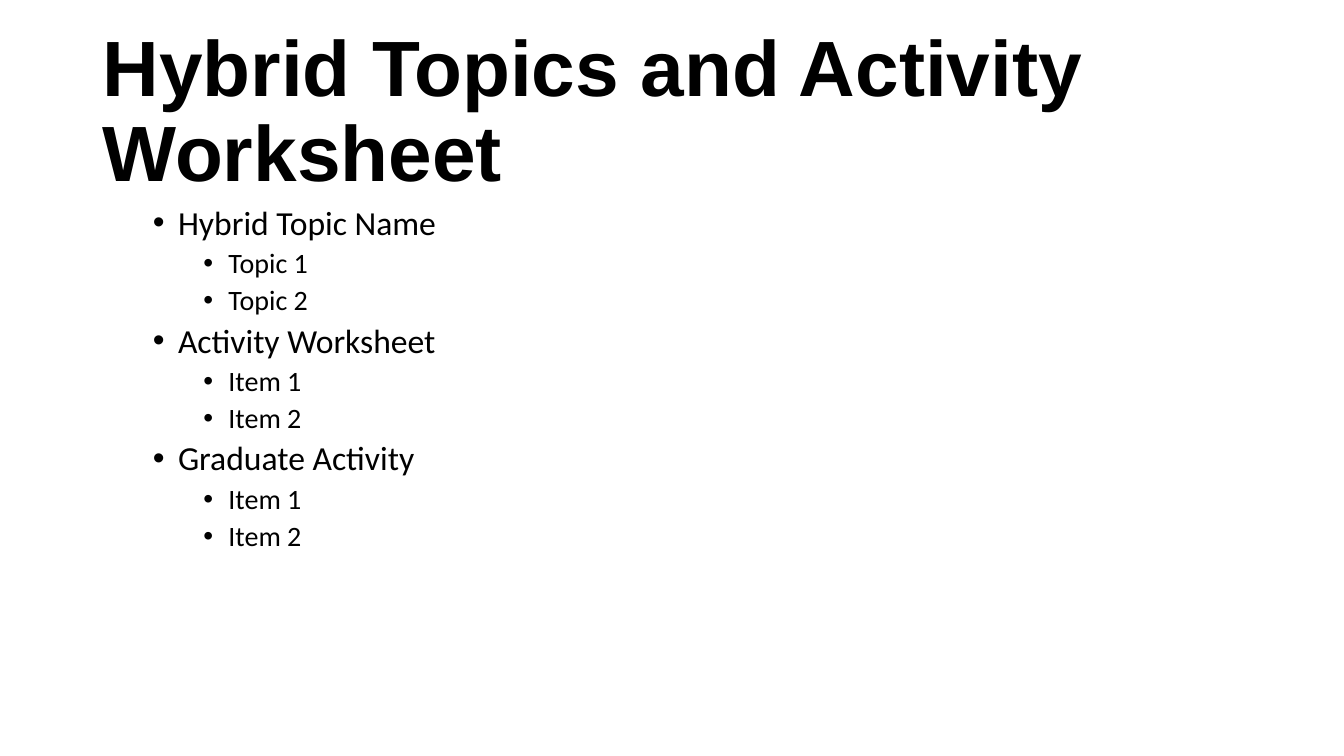
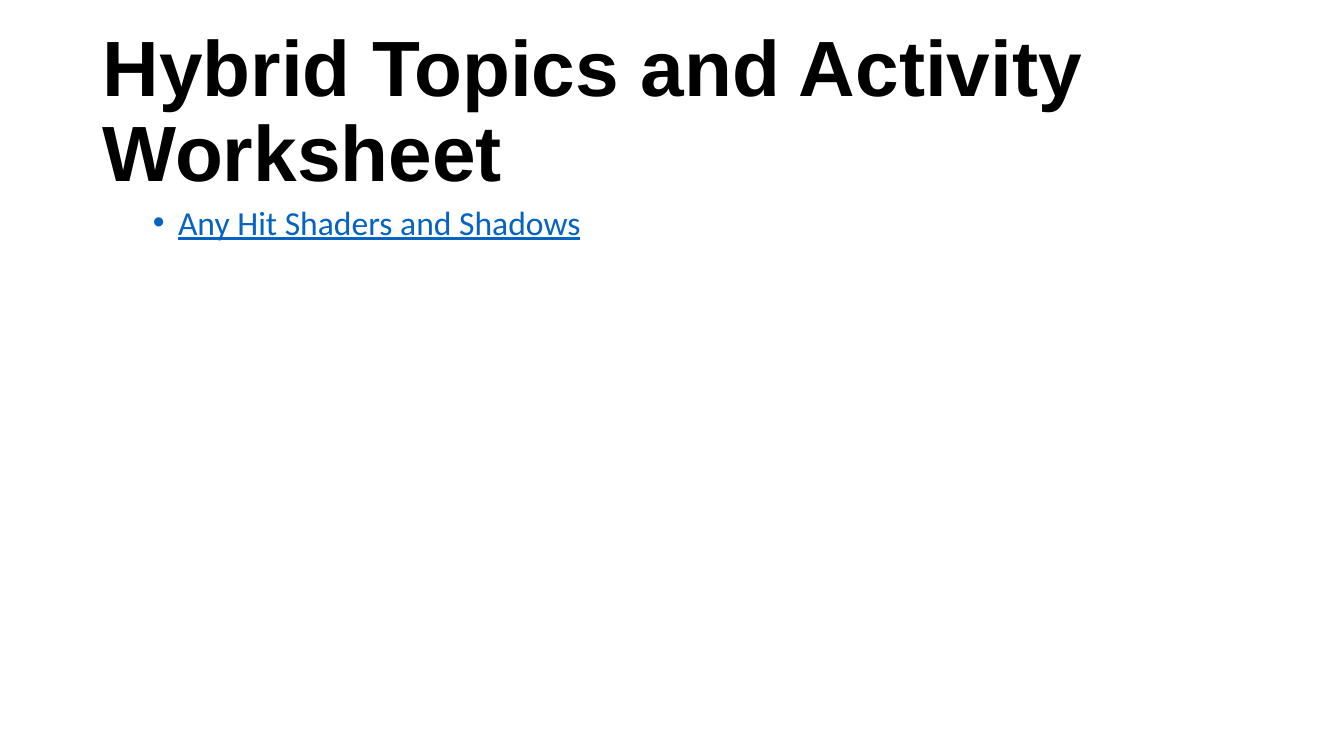
Before and after one commit to RahidZaman/cs481681-cgr, a slide deck: slide 8 of slides/pptx/week05.pptx (slide 4 before the commit). Drawn at 1344x756 pixels with LibreOffice and Linux fonts; fonts in the diff are those of the drawing; background and template pictures are left out. Boxes give left, top, right and bottom in pixels: in the first picture for what was removed or moved away, otherwise in the second. Text is boxed around its words. In the diff, an @@ line names an element or a change of style, - is before the commit and + after.

Commit message:
Hybrid topics posted

```diff
--- a/slides/pptx/week05.pptx
+++ b/slides/pptx/week05.pptx
@@ text at [178, 211, 580, 241]: text changed; text colour #000000 to #0563C1 @@
-  • Hybrid Topic Name
-    • Topic 1
-    • Topic 2
-  • Activity Worksheet
-    • Item 1
-    • Item 2
-  • Graduate Activity
-    • Item 1
-    • Item 2
+  • Any Hit Shaders and Shadows
```
Also in this commit, not shown: 1 other slide changed, 6 slides added, 2 slides removed, 9 other files.
